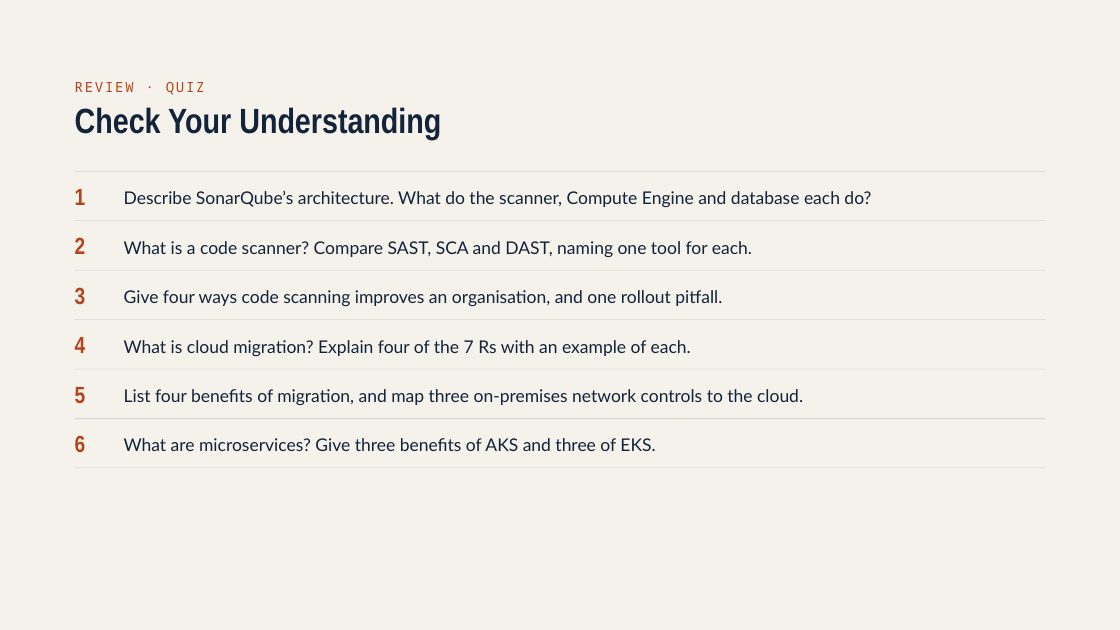
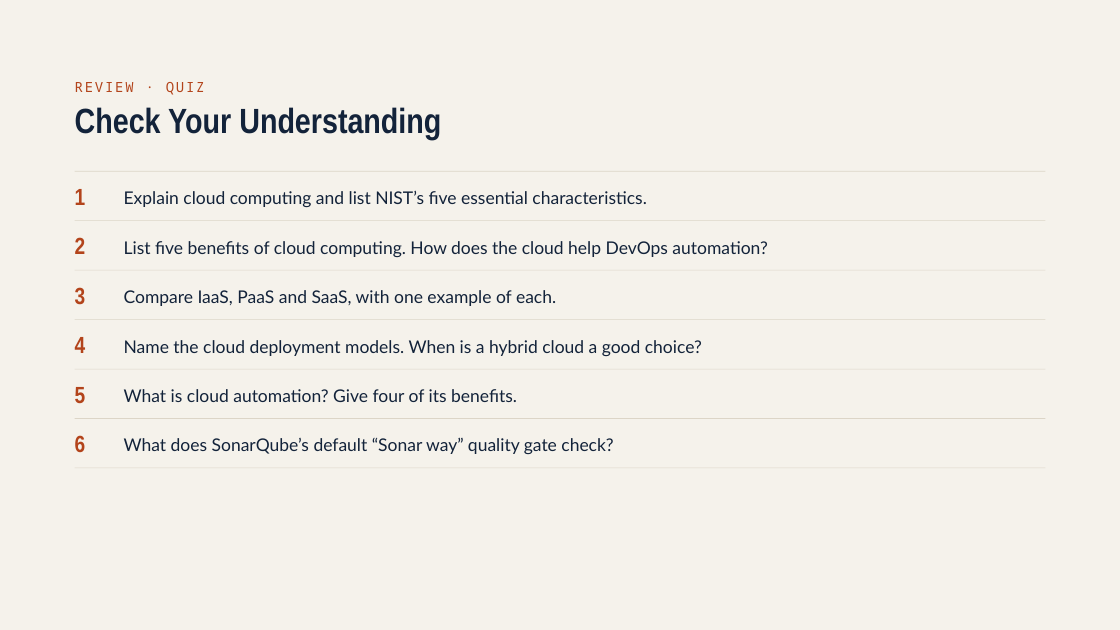
Before and after one commit to greatvand/SRM, a slide deck: slide 42 of Unit III Provisioning on Cloud.pptx (slide 45 before the commit). Drawn at 1120x630 pixels with LibreOffice and Linux fonts; fonts in the diff are those of the drawing. Boxes give left, top, right and bottom in pixels: in the first picture for what was removed or moved away, otherwise in the second. Text is boxed around its words. In the diff, an @@ line names an element or a change of style, - is before the commit and + after.

```diff
--- a/Unit III Provisioning on Cloud.pptx
+++ b/Unit III Provisioning on Cloud.pptx
@@ text at [124,191,646,207]: text changed @@
-Describe SonarQube’s architecture. What do the scanner, Compute Engine and database each do?
+Explain cloud computing and list NIST’s five essential characteristics.
@@ text at [124,241,767,257]: text changed @@
-What is a code scanner? Compare SAST, SCA and DAST, naming one tool for each.
+List five benefits of cloud computing. How does the cloud help DevOps automation?
@@ text at [124,290,556,306]: text changed @@
-Give four ways code scanning improves an organisation, and one rollout pitfall.
+Compare IaaS, PaaS and SaaS, with one example of each.
@@ text at [124,340,702,356]: text changed @@
-What is cloud migration? Explain four of the 7 Rs with an example of each.
+Name the cloud deployment models. When is a hybrid cloud a good choice?
@@ text at [124,389,517,402]: text changed @@
-List four benefits of migration, and map three on-premises network controls to the cloud.
+What is cloud automation? Give four of its benefits.
@@ text at [124,438,613,454]: text changed @@
-What are microservices? Give three benefits of AKS and three of EKS.
+What does SonarQube’s default “Sonar way” quality gate check?
```
Also in this commit, not shown: 4 other slides changed, 40 slides added, 43 slides removed, 1 other file.
